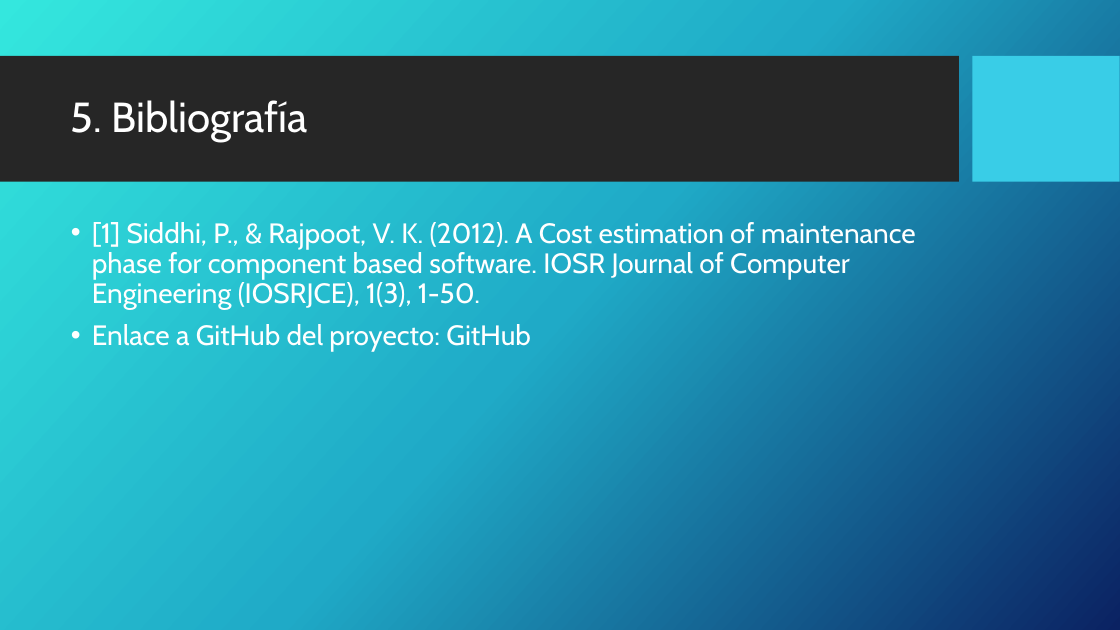
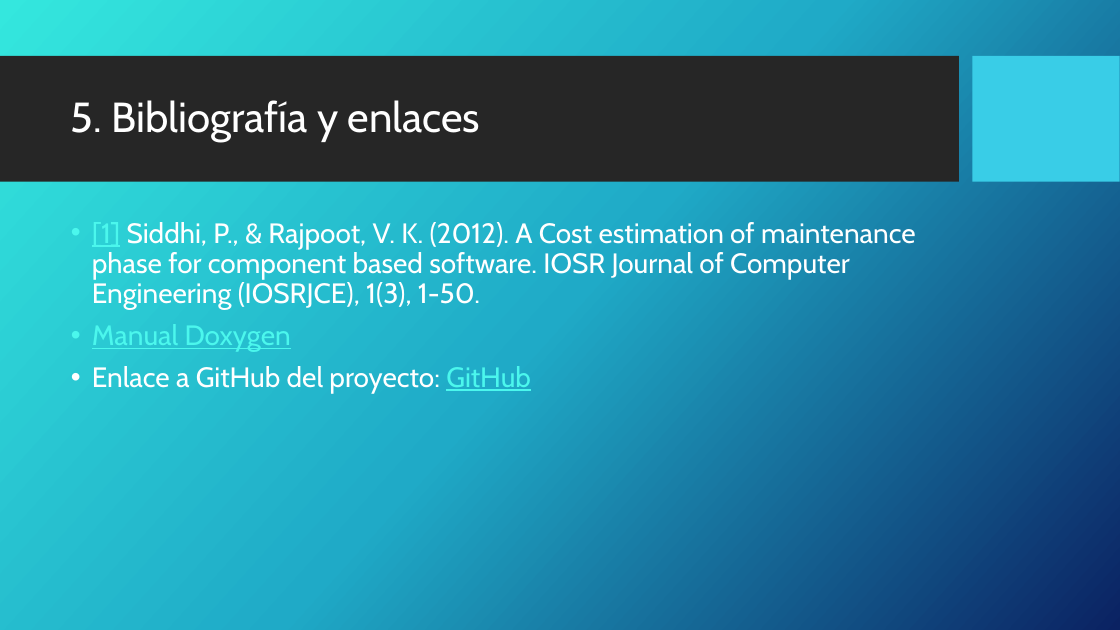
Before and after one commit to marcos14cody/TFG, a slide deck: slide 27 of Presentacion.pptx (slide 24 before the commit). Drawn at 1120x630 pixels with LibreOffice and Linux fonts; fonts in the diff are those of the drawing; background and template pictures are left out. Boxes give left, top, right and bottom in pixels: in the first picture for what was removed or moved away, otherwise in the second. Text is boxed around its words. In the diff, an @@ line names an element or a change of style, - is before the commit and + after.

```diff
--- a/Presentacion.pptx
+++ b/Presentacion.pptx
@@ title at [71,100,481,142]: text changed @@
-5. Bibliografía
+5. Bibliografía y enlaces
@@ text at [92,222,916,393]: text colour #FFFFFF to #4BF7ED, underline on in "[1]", "GitHub" @@
@@ text at [92,324,291,351]: paragraph added @@
+• Manual Doxygen
```
Also in this commit, not shown: 10 other slides changed, 3 slides added.
